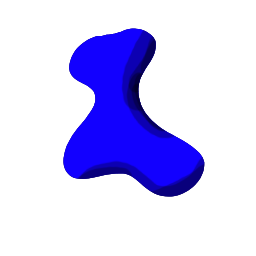
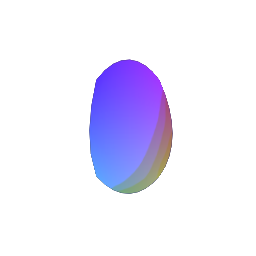
Revision of a layered 256×256 image; what changed, layer by layer:
removed layer "b" (was addition) from group "test texcoords" over [63, 28, 205, 197]
added layer "Layer 2" (addition) in group "test texcoords" over [89, 59, 173, 194]
added layer "Layer 1" in group "test texcoords" over [89, 59, 173, 194]
